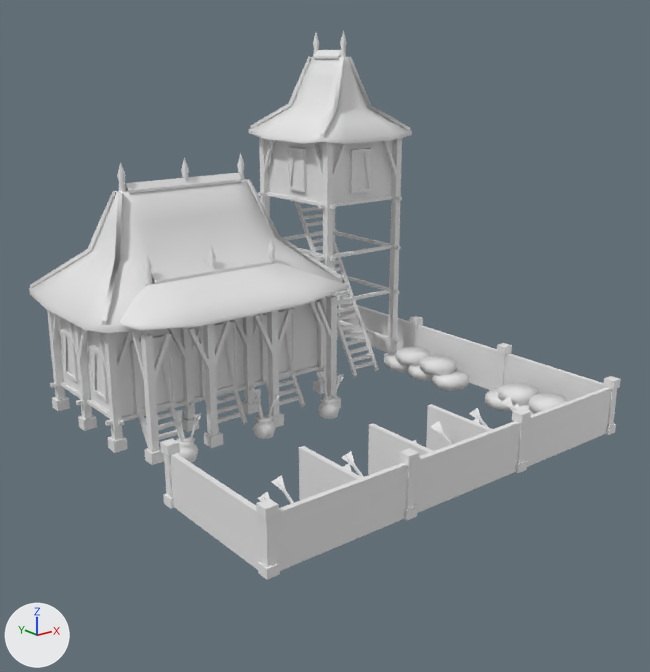
Renders of the COLLADA model art/meshes/structural/yawadwipa/range.dae from each side of a commit.
Rendered twice from a camera (50 mm lens) standing at (-31.1, -42.0, 20.6) and looking at (-0.9, -4.3, 5.5). The axes (+X, +Y, +Z) are drawn at lower left. The lights are the same throughout. The older version comes first. Materials are left out; every surface is plain grey.

Objects in the first picture: 'range'.
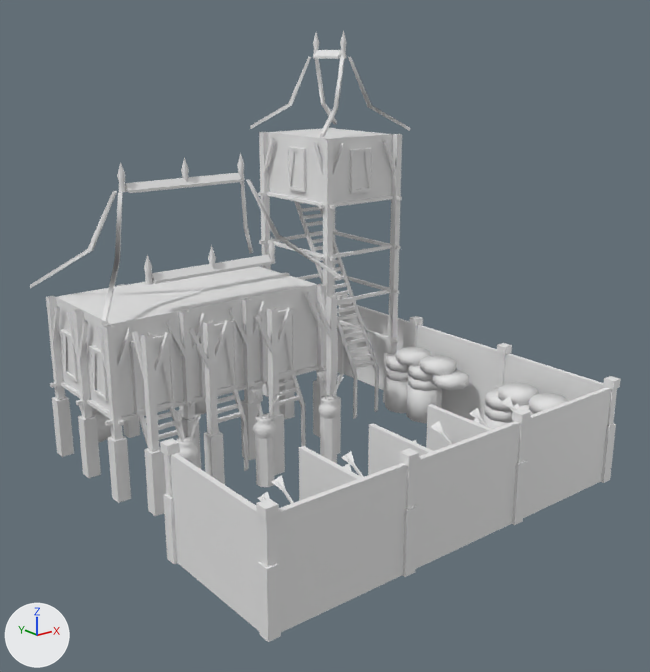
The newer file is also turned or shifted as a whole; pictures and numbers use the older file's frame.

What differs and where, as boxes [x1, y1, x2, y2] in the pictures (650 x 672 px):
'range', reshaped (11% taller)
    before: [29, 30, 621, 580]
    after: [30, 30, 621, 642]
part 1 of me_esfera_30678, added
    after: [93, 412, 112, 443]
part 2 of me_esfera_30678, added (mostly hidden)
    after: [195, 397, 218, 414]
part 3 of me_esfera_30678, added
    after: [408, 375, 439, 391]
part 4 of me_esfera_30678, added
    after: [386, 367, 408, 382]
part 5 of me_esfera_30678, added
    after: [484, 405, 514, 423]
part 6 of me_esfera_30678, added
    after: [407, 385, 442, 423]
part 7 of me_esfera_30678, added
    after: [385, 376, 408, 413]
part 8 of me_esfera_30678, added (mostly hidden)
    after: [484, 415, 511, 429]
part 9 of me_esfera_30678, deleted
    before: [119, 263, 349, 330]
part 10 of me_esfera_30678, deleted
    before: [29, 51, 412, 333]
part 11 of me_esfera_30678, added
    after: [53, 336, 615, 642]

What changed in the scene script:
```text
Change me_esfera_30678:
    used by ob_range; location = (0.0, 0.0, 0.0)
    remove me_esfera_30678.from_pydata(...)  # 3007 vertices, 4080 faces; spans x -12.8..11.6, y -15.2..9.2, z -0.1..22.0
    add me_esfera_30678.from_pydata(...)  # 3185 vertices, 4440 faces; spans x -12.8..11.6, y -15.2..9.2, z -3.1..22.0
    me_esfera_30678 part 1: the loose piece of 18 vertices spanning x -10.3..-8.1, y 7.8..9.0, z 0.0..2.2 is copied, and the copy is moved by (0.0, 0.0, -3.1); it spans x -10.3..-8.1, y 7.8..9.0, z -3.1..-0.8
    me_esfera_30678 part 2: the loose piece of 18 vertices spanning x -2.7..-0.5, y 7.8..9.0, z 0.0..2.2 is copied, and the copy is moved by (0.0, 0.0, -3.1); it spans x -2.7..-0.5, y 7.8..9.0, z -3.1..-0.8
    me_esfera_30678 part 3: the loose piece of 18 vertices spanning x 8.3..10.5, y -3.1..-0.9, z 0.2..0.9 is copied, and the copy is moved by (0.0, 0.0, -0.7); it spans x 8.3..10.5, y -3.1..-0.9, z -0.5..0.2
    me_esfera_30678 part 4: the loose piece of 18 vertices spanning x 8.3..10.5, y -0.9..1.2, z 0.2..0.9 is copied, and the copy is moved by (0.0, 0.0, -0.7); it spans x 8.3..10.5, y -0.9..1.2, z -0.5..0.2
    me_esfera_30678 part 5: the loose piece of 18 vertices spanning x 8.3..10.5, y -9.9..-7.7, z 0.2..0.9 is copied, and the copy is moved by (0.0, 0.0, -0.7); it spans x 8.3..10.5, y -9.9..-7.7, z -0.5..0.2
    me_esfera_30678 part 6: a new loose piece, an 8-sided cylinder along z spanning x 8.3..10.5, y -3.1..-0.9, z -2.7..-0.5
    me_esfera_30678 part 7: a new loose piece, an 8-sided cylinder along z spanning x 8.3..10.5, y -0.9..1.2, z -2.7..-0.5
    me_esfera_30678 part 8: a new loose piece, an 8-sided cylinder along z spanning x 8.3..10.5, y -9.9..-7.7, z -2.7..-0.5
    me_esfera_30678 part 9: the loose piece of 28 vertices spanning x -11.5..2.0, y -2.9..0.7, z 7.1..8.8 is deleted
    me_esfera_30678 part 10: 210 vertices removed from x -12.5..10.8, y -0.7..9.2, z 6.7..20.4
    me_esfera_30678 part 11: 200 vertices added at x -12.8..11.6, y -15.2..9.1, z -3.1..-3.0
    other edits to the shape of me_esfera_30678 do not show in these pictures
```
